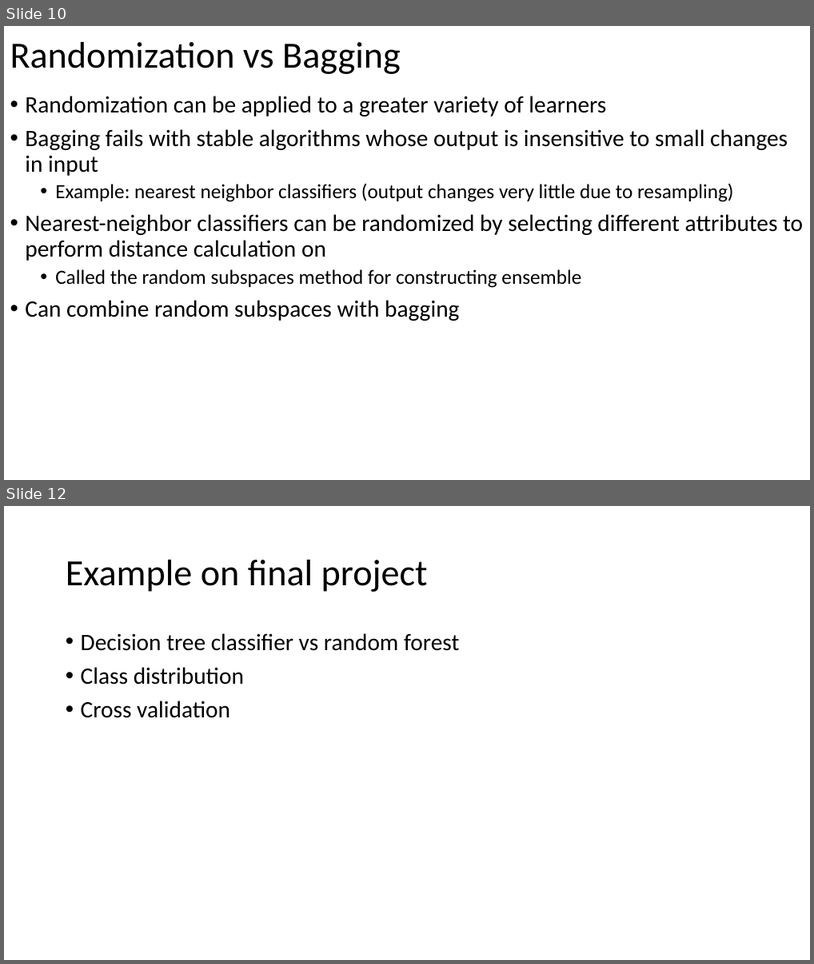
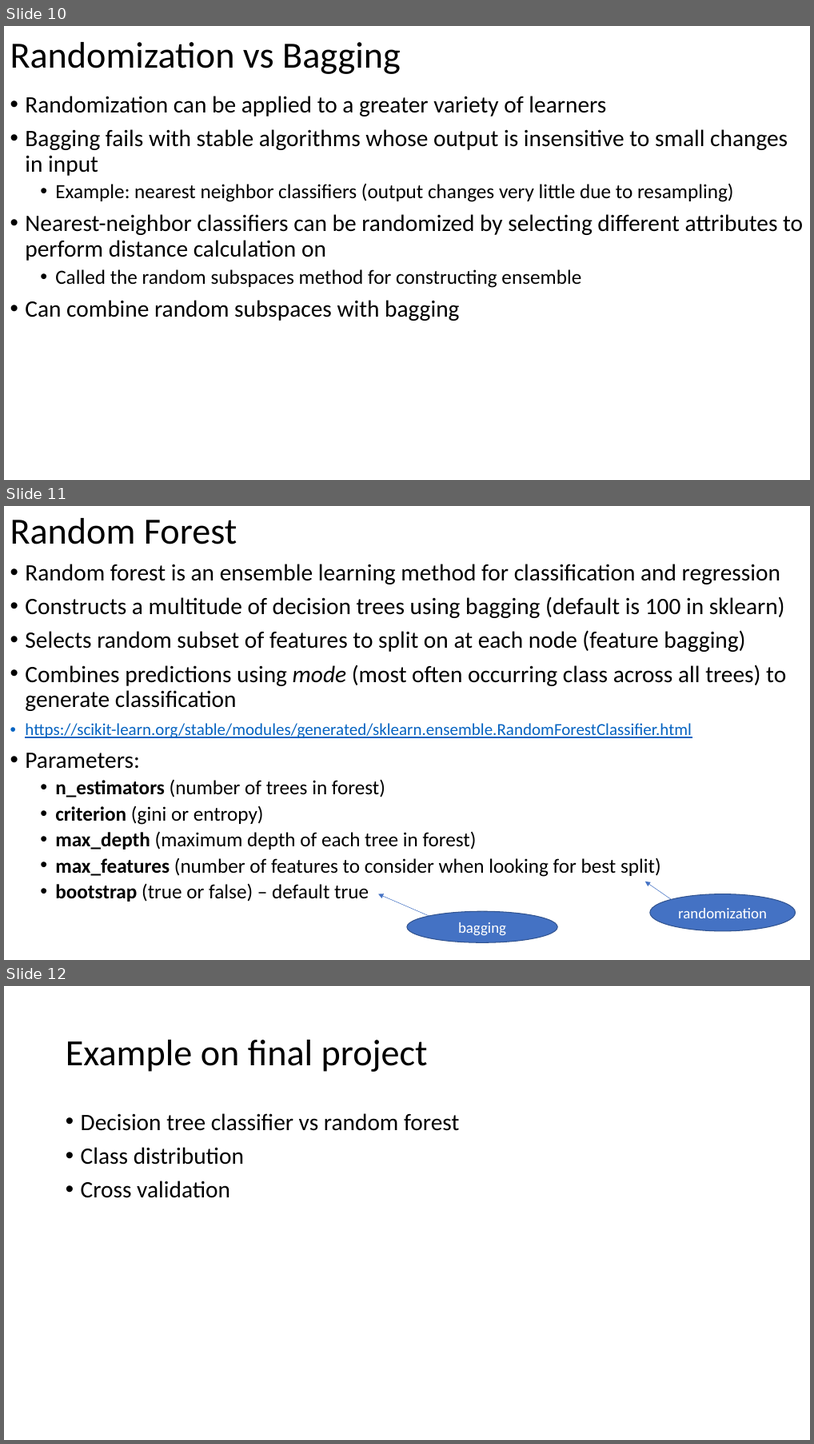
Before and after one commit to russellu/cs405, a slide deck: Lecture_25.pptx. Shown one above the other, each under a label of ours: slides 10 and 12 before the commit, slides 10, 11 and 12 after it; the slides between them are not shown. The pictures are 814x964 and 814x1444 pixels, drawn with LibreOffice and Linux fonts; fonts in the diff are those of the drawing. Boxes give left, top, right and bottom in pixels: in the first picture for what was removed or moved away, otherwise in the second. Text is boxed around its words. In the diff, an @@ line names an element or a change of style, - is before the commit and + after.

```diff
--- a/Lecture_25.pptx
+++ b/Lecture_25.pptx
@@ slide 11 added at (4, 506, 810, 960), background #FFFFFF @@
@@ title added at (10, 518, 237, 544), 44 pt, text #000000 @@
+Random Forest
@@ text added at (25, 564, 786, 901), 28 pt, text #000000 @@
+• Random forest is an ensemble learning method for classification and regression
+• Constructs a multitude of decision trees using bagging (default is 100 in sklearn)
+• Selects random subset of features to split on at each node (feature bagging)
+• Combines predictions using mode (most often occurring class across all trees) to generate classification
+• https://scikit-learn.org/stable/modules/generated/sklearn.ensemble.RandomForestClassifier.html
+• Parameters:
+  • n_estimators (number of trees in forest)
+  • criterion (gini or entropy)
+  • max_depth (maximum depth of each tree in forest)
+  • max_features (number of features to consider when looking for best split)
+  • bootstrap (true or false) – default true
@@ arrow added from (672, 900) to (646, 881), #4472C4 0.5 pt @@
@@ arrow added from (430, 916) to (378, 894), #4472C4 0.5 pt @@
@@ ellipse added at (407, 912, 558, 943), fill #4472C4, outline #325491 1 pt, 18 pt, text #FFFFFF @@
+bagging
@@ ellipse added at (650, 894, 796, 931), fill #4472C4, outline #325491 1 pt, 18 pt, text #FFFFFF @@
+randomization
```
Also in this commit, not shown: 9 slides changed, 1 other slide added, 1 other file.
